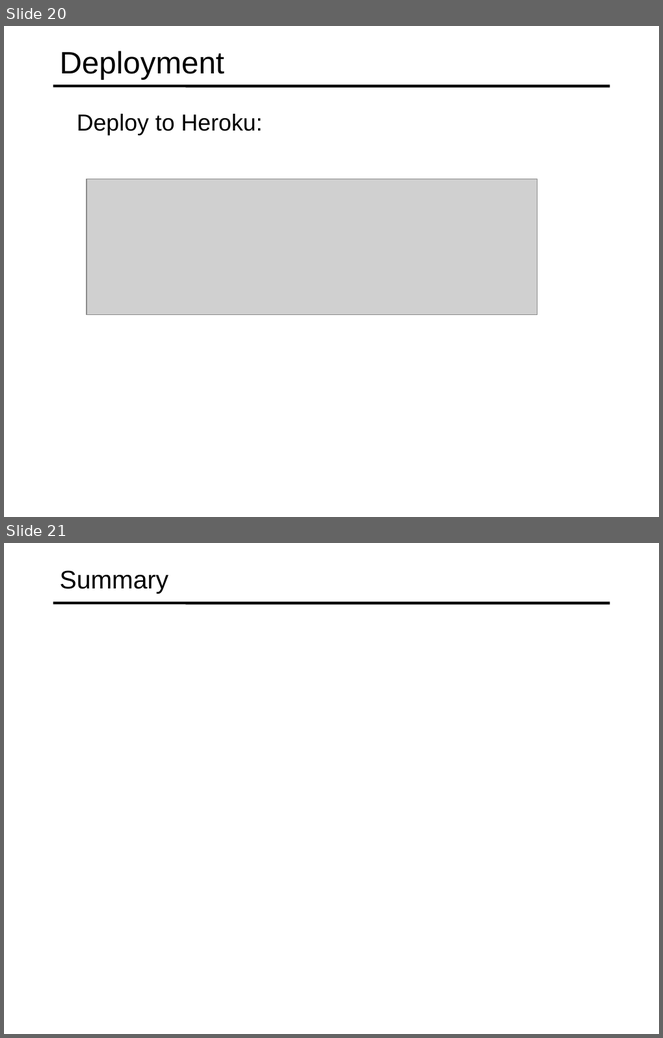
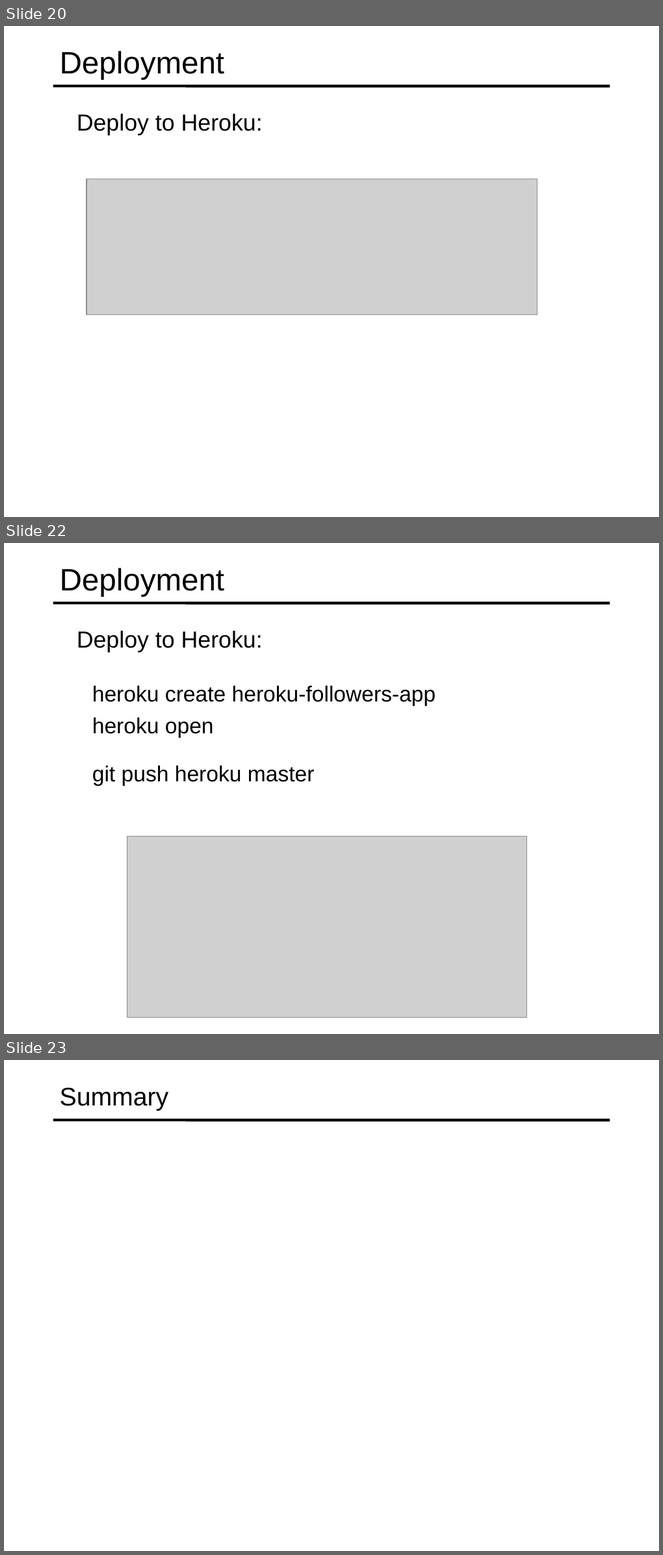
Before and after one commit to specter01wj/Jago_Link_Training, a slide deck: Angular/Angular7/Angular Advanced Course/Essentials/10.Deployment/L10_Deployment.ppt. Shown one above the other, each under a label of ours: slides 20 and 21 before the commit, slides 20, 22 and 23 after it; the slides between them are not shown. The pictures are 663x1038 and 663x1555 pixels, drawn with LibreOffice and Linux fonts; fonts in the diff are those of the drawing; grey boxes stand for pictures. Boxes give left, top, right and bottom in pixels: in the first picture for what was removed or moved away, otherwise in the second. Text is boxed around its words. In the diff, an @@ line names an element or a change of style, - is before the commit and + after.

```diff
--- a/Angular/Angular7/Angular Advanced Course/Essentials/10.Deployment/L10_Deployment.ppt
+++ b/Angular/Angular7/Angular Advanced Course/Essentials/10.Deployment/L10_Deployment.ppt
@@ slide 22 added at [4,543,659,1034], background #FFFFFF; not listed: 1 template element that a slide beside it also shows @@
@@ title added at [60,568,224,597], 34 pt, text #000000 @@
+Deployment
@@ text added at [77,631,263,653], 25.5 pt, text #000000 @@
+  Deploy to Heroku:
@@ text added at [92,685,436,738], 24 pt, text #000000 @@
+  heroku create heroku-followers-app
+  heroku open
@@ text added at [92,765,315,786], 24 pt, text #000000 @@
+  git push heroku master
@@ picture added at [128,837,527,1018] @@
@@ what was slide 21 is now slide 23 @@
```
Also in this commit, not shown: 1 other slide added, 1 other file.
